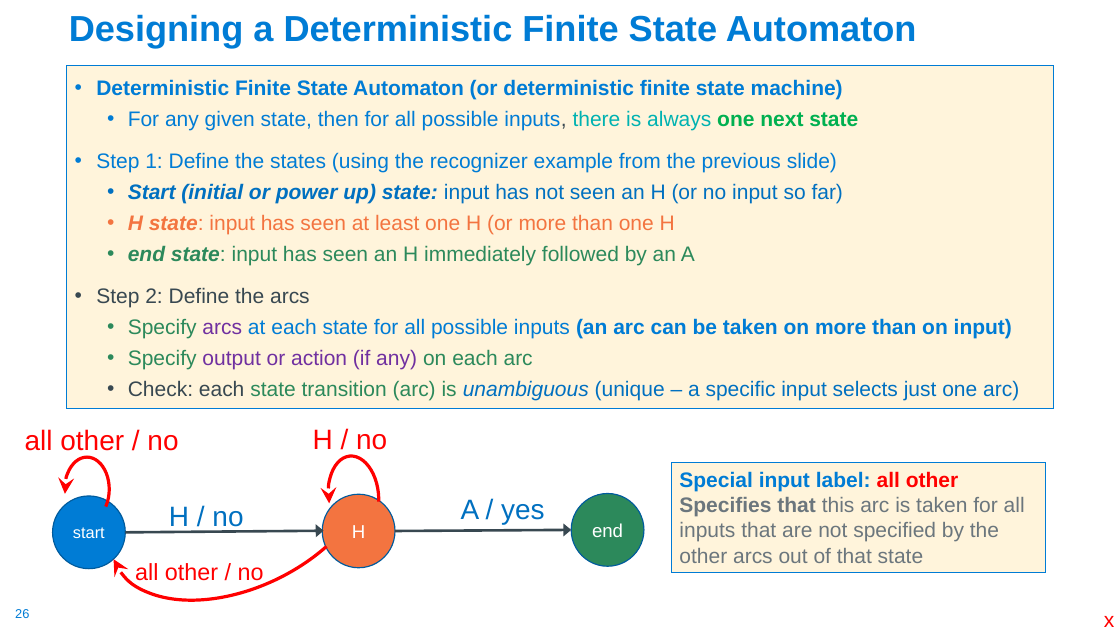
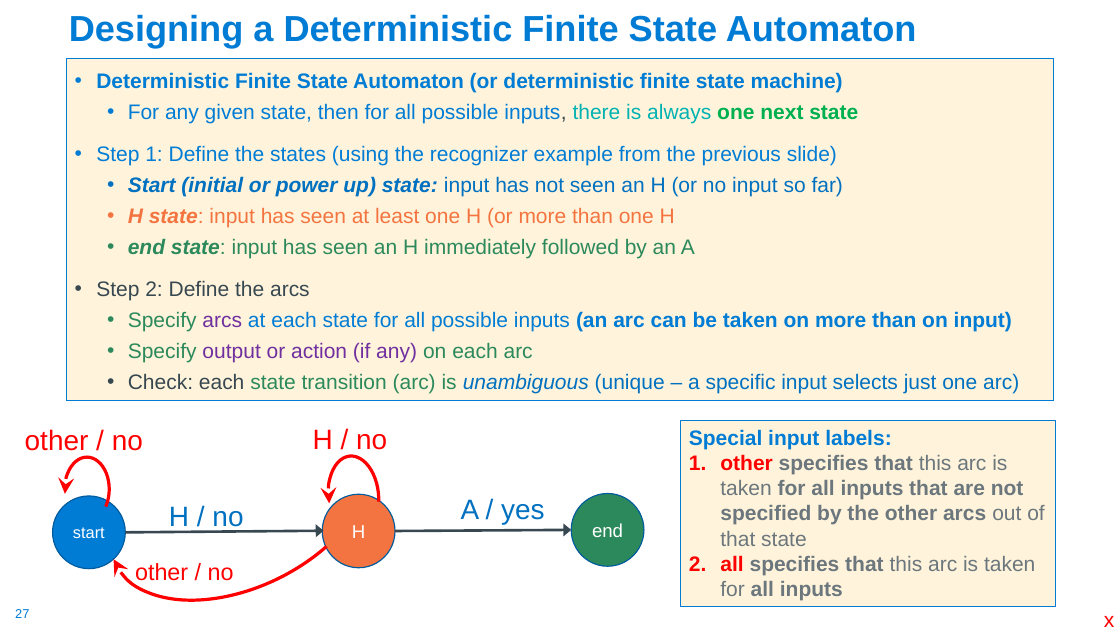
Before and after one commit to cse30-sp24/Muller-Slides, a slide deck: slide 27 of 01-C-Part1.pptx (slide 26 before the commit). Drawn at 1120x630 pixels with LibreOffice and Linux fonts; fonts in the diff are those of the drawing. Boxes give left, top, right and bottom in pixels: in the first picture for what was removed or moved away, otherwise in the second. Text is boxed around its words. In the diff, an @@ line names an element or a change of style, - is before the commit and + after.

```diff
--- a/01-C-Part1.pptx
+++ b/01-C-Part1.pptx
@@ text "Deterministic Finite State Automaton (or ..." moved from (x1=66, y1=66, x2=1054, y2=408) to (x1=66, y1=58, x2=1054, y2=401) @@
@@ text at (x1=25, y1=429, x2=143, y2=451): text changed @@
-all other / no
+other / no
@@ rectangle "Special input labels:" resized from (x1=671, y1=462, x2=1046, y2=572) to (x1=681, y1=420, x2=1055, y2=607) @@
@@ text in rectangle at (x1=689, y1=429, x2=1044, y2=600): text changed; bold on @@
-Special input label: all other
-Specifies that this arc is taken for all inputs that are not specified by the other arcs out of that state
+Special input labels:
+1. other specifies that this arc is taken for all inputs that are not specified by the other arcs out of that state
+2. all specifies that this arc is taken for all inputs
@@ text at (x1=135, y1=563, x2=234, y2=585): text changed @@
-all other / no
+other / no
@@ page number at (x1=15, y1=609, x2=29, y2=618): text changed @@
-26
+27
```
Also in this commit, not shown: 20 other slides changed, 1 slide added, 1 other file.
